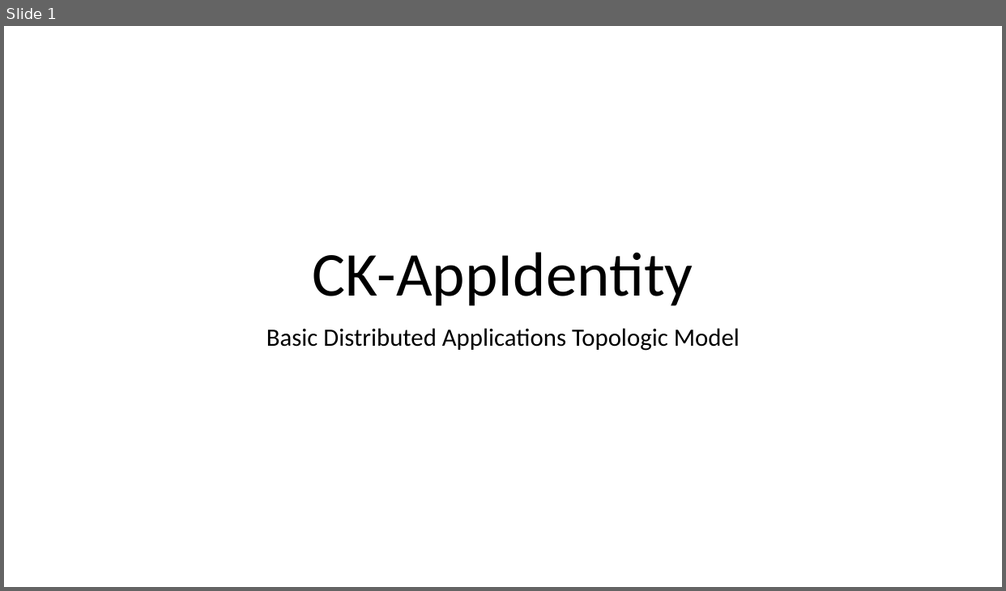
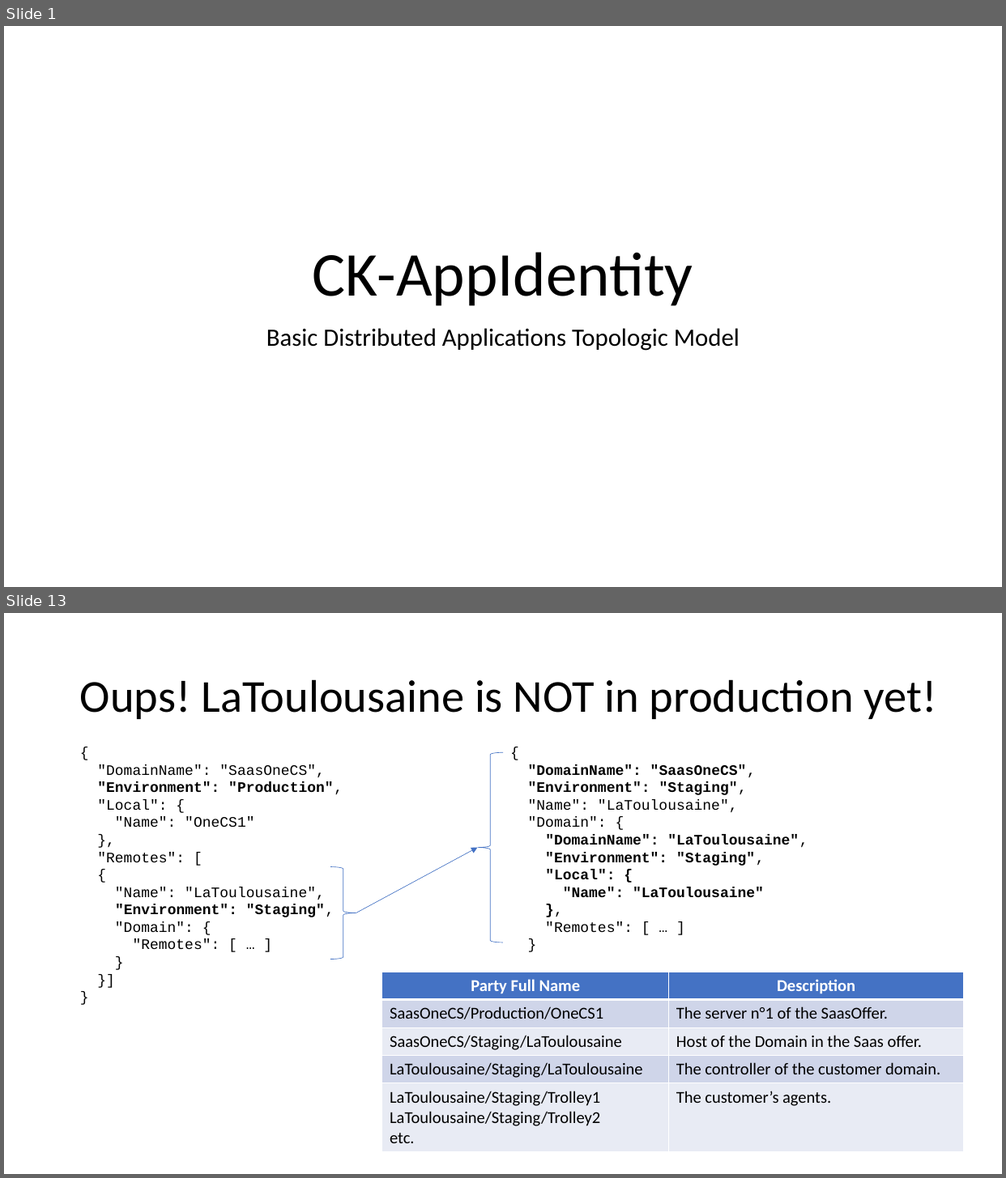
Before and after one commit to signature-opensource/CK-AppIdentity-Transport, a slide deck: Doc/CK-AppIdentity.pptx. Shown one above the other, each under a label of ours: slide 1 before the commit, slides 1 and 13 after it; the slides between them are not shown. The pictures are 1006x591 and 1006x1178 pixels, drawn with LibreOffice and Linux fonts; fonts in the diff are those of the drawing. Boxes give left, top, right and bottom in pixels: in the first picture for what was removed or moved away, otherwise in the second. Text is boxed around its words. In the diff, an @@ line names an element or a change of style, - is before the commit and + after.

```diff
--- a/Doc/CK-AppIdentity.pptx
+++ b/Doc/CK-AppIdentity.pptx
@@ slide 13 added at (4, 613, 1002, 1174), background #FFFFFF @@
@@ title added at (80, 679, 937, 719), 44 pt, text #000000 @@
+Oups! LaToulousaine is NOT in production yet!
@@ right brace added at (478, 752, 503, 943), outline #4472C4 0.5 pt @@
@@ text added at (97, 764, 343, 949), 14 pt, text #000000 @@
+{
+"DomainName": "SaasOneCS",
+"Environment": "Production",
+"Local": {
+"Name": "OneCS1"
+},
+"Remotes": [
+{
+"Name": "LaToulousaine",
+"Environment": "Staging",
+"Domain": {
+"Remotes": [ … ]
+}
+}]
+}
@@ text added at (528, 764, 808, 932), 14 pt, text #000000, bold @@
+{
+"DomainName": "SaasOneCS",
+"Environment": "Staging",
+"Name": "LaToulousaine",
+"Domain": {
+"DomainName": "LaToulousaine",
+"Environment": "Staging",
+"Local": {
+"Name": "LaToulousaine"
+},
+"Remotes": [ … ]
+}
@@ arrow added from (356, 914) to (478, 847), #4472C4 0.5 pt @@
@@ right brace added at (330, 867, 356, 959), outline #4472C4 0.5 pt @@
@@ table added at (382, 973, 964, 1150), 5 rows, 2 columns @@
+Party Full Name | Description
+SaasOneCS/Production/OneCS1 | The server n°1 of the SaasOffer.
+SaasOneCS/Staging/LaToulousaine | Host of the Domain in the Saas offer.
+LaToulousaine/Staging/LaToulousaine | The controller of the customer domain.
+LaToulousaine/Staging/Trolley1 LaToulousaine/Staging/Trolley2 etc. | The customer’s agents.
```
Also in this commit, not shown: 3 slides changed, 13 other slides added, 1 slide removed, 22 other files.
